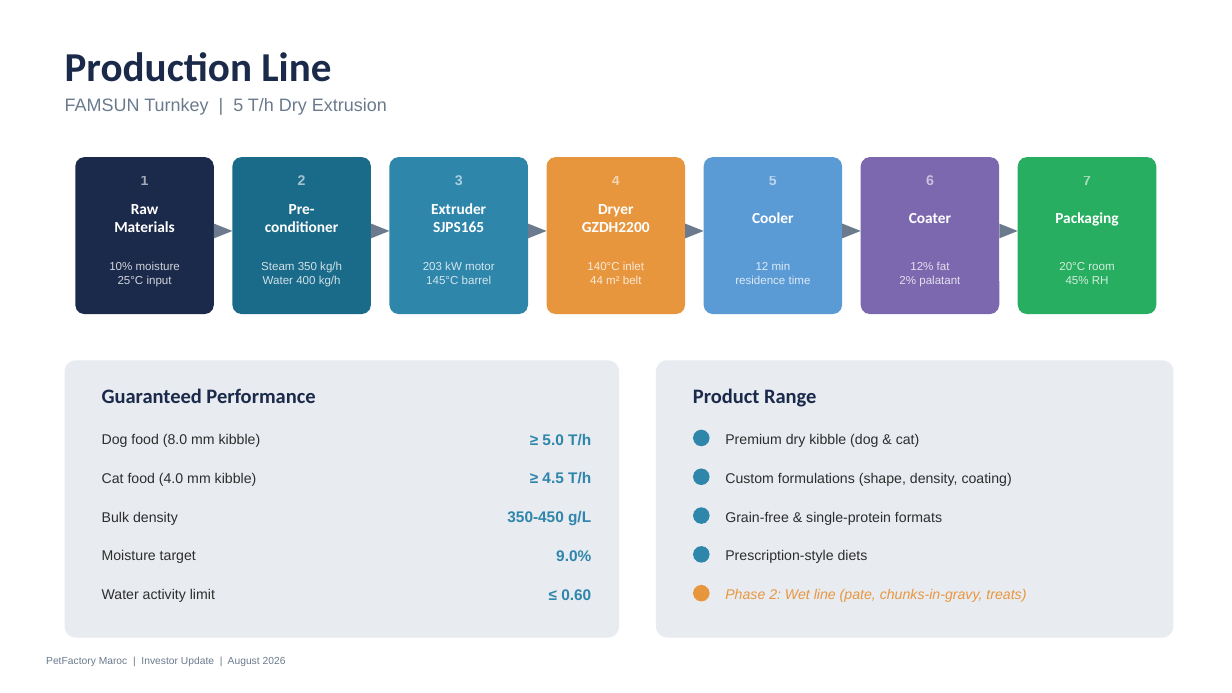
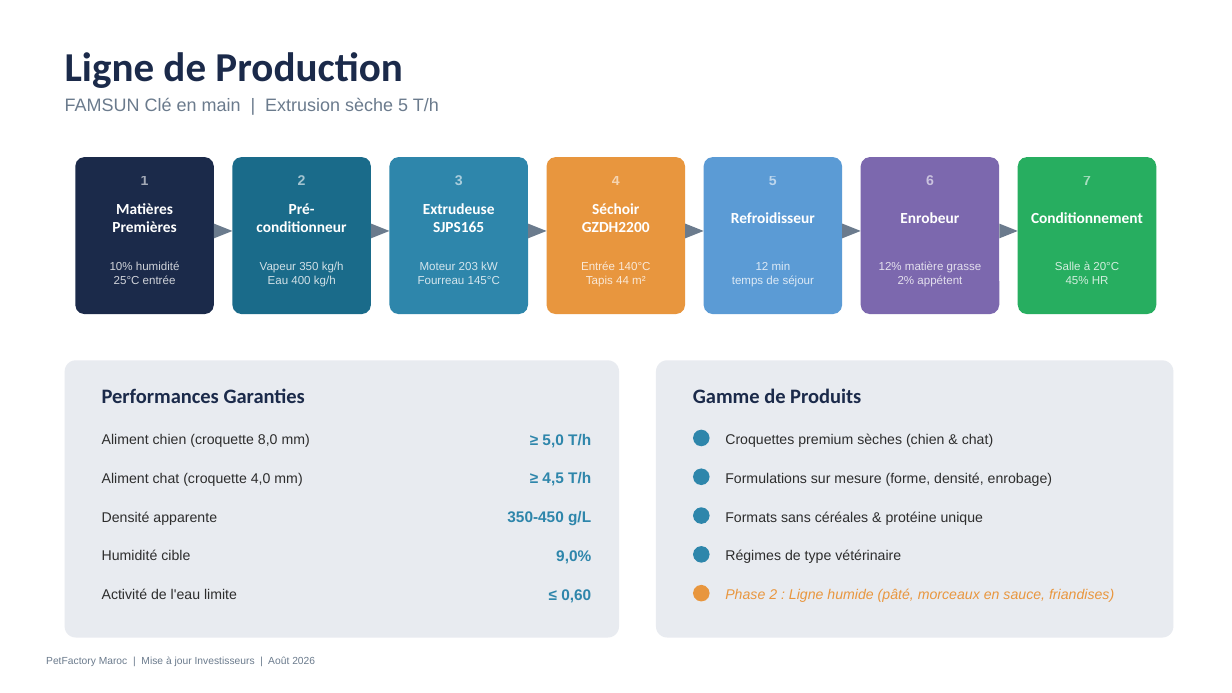
Before and after one commit to Elmouage17/petfactory-morocco, a slide deck: slide 4 of PetFactory_Infrastructure_Investor_Deck.pptx. Drawn at 1232x693 pixels with LibreOffice and Linux fonts; fonts in the diff are those of the drawing. Boxes give left, top, right and bottom in pixels: in the first picture for what was removed or moved away, otherwise in the second. Text is boxed around its words. In the diff, an @@ line names an element or a change of style, - is before the commit and + after.

```diff
--- a/PetFactory_Infrastructure_Investor_Deck.pptx
+++ b/PetFactory_Infrastructure_Investor_Deck.pptx
@@ text at (65, 52, 402, 88): text changed @@
-Production Line
+Ligne de Production
@@ text at (65, 98, 439, 111): text changed @@
-FAMSUN Turnkey | 5 T/h Dry Extrusion
+FAMSUN Clé en main | Extrusion sèche 5 T/h
@@ text at (112, 203, 176, 232): text changed @@
-Raw
-Materials
+Matières
+Premières
@@ text at (256, 203, 346, 232): text changed @@
-Pre-
-conditioner
+Pré-
+conditionneur
@@ text at (423, 203, 495, 214): text changed @@
-Extruder
+Extrudeuse
@@ text at (592, 203, 639, 214): text changed @@
-Dryer
+Séchoir
@@ text at (731, 212, 815, 223): text changed @@
-Cooler
+Refroidisseur
@@ text at (900, 212, 959, 223): text changed @@
-Coater
+Enrobeur
@@ text at (1031, 212, 1143, 223): text changed @@
-Packaging
+Conditionnement
@@ text at (110, 261, 180, 284): text changed @@
-10% moisture
-25°C input
+10% humidité
+25°C entrée
@@ text at (260, 261, 344, 287): text changed @@
-Steam 350 kg/h
-Water 400 kg/h
+Vapeur 350 kg/h
+Eau 400 kg/h
@@ text at (418, 261, 500, 284): text changed @@
-203 kW motor
-145°C barrel
+Moteur 203 kW
+Fourreau 145°C
@@ text at (581, 261, 650, 287): text changed @@
-140°C inlet
-44 m² belt
+Entrée 140°C
+Tapis 44 m²
@@ text at (879, 261, 982, 287): text changed @@
-12% fat
-2% palatant
+12% matière grasse
+2% appétent
@@ text at (1055, 261, 1119, 284): text changed @@
-20°C room
-45% RH
+Salle à 20°C
+45% HR
@@ text at (732, 275, 814, 286): text changed @@
-residence time
+temps de séjour
@@ text at (102, 388, 305, 403): text changed @@
-Guaranteed Performance
+Performances Garanties
@@ text at (693, 388, 861, 403): text changed @@
-Product Range
+Gamme de Produits
@@ text at (102, 433, 310, 447): text changed @@
-Dog food (8.0 mm kibble)
+Aliment chien (croquette 8,0 mm)
@@ text at (542, 434, 591, 448): text changed @@
-≥ 5.0 T/h
+≥ 5,0 T/h
@@ text at (725, 433, 993, 447): text changed @@
-Premium dry kibble (dog & cat)
+Croquettes premium sèches (chien & chat)
@@ text at (102, 472, 302, 486): text changed @@
-Cat food (4.0 mm kibble)
+Aliment chat (croquette 4,0 mm)
@@ text at (542, 472, 591, 486): text changed @@
-≥ 4.5 T/h
+≥ 4,5 T/h
@@ text at (725, 472, 1052, 486): text changed @@
-Custom formulations (shape, density, coating)
+Formulations sur mesure (forme, densité, enrobage)
@@ text at (102, 511, 217, 525): text changed @@
-Bulk density
+Densité apparente
@@ text at (725, 511, 983, 525): text changed @@
-Grain-free & single-protein formats
+Formats sans céréales & protéine unique
@@ text at (102, 549, 190, 560): text changed @@
-Moisture target
+Humidité cible
@@ text at (556, 550, 591, 564): text changed @@
-9.0%
+9,0%
@@ text at (725, 549, 901, 563): text changed @@
-Prescription-style diets
+Régimes de type vétérinaire
@@ text at (102, 588, 237, 599): text changed @@
-Water activity limit
+Activité de l'eau limite
@@ text at (561, 589, 591, 603): text changed @@
-≤ 0.60
+≤ 0,60
@@ text at (725, 588, 1114, 602): text changed @@
-Phase 2: Wet line (pate, chunks-in-gravy, treats)
+Phase 2 : Ligne humide (pâté, morceaux en sauce, friandises)
@@ text at (46, 656, 315, 666): text changed @@
-PetFactory Maroc | Investor Update | August 2026
+PetFactory Maroc | Mise à jour Investisseurs | Août 2026
```
Also in this commit, not shown: 8 other slides changed, 3 slides added, 3 slides removed, 1 other file.
